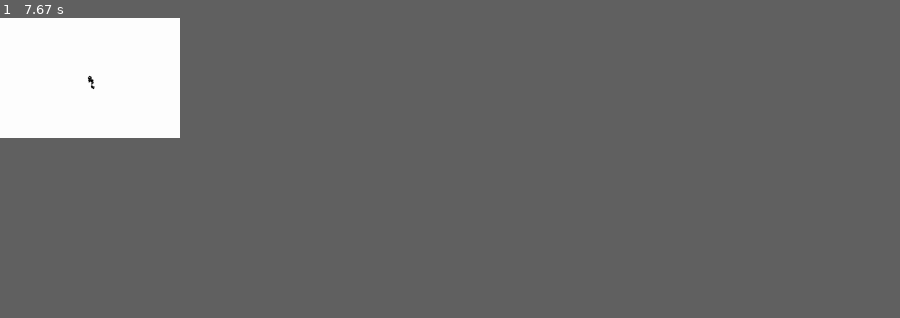
Above: before the commit, frame 1.
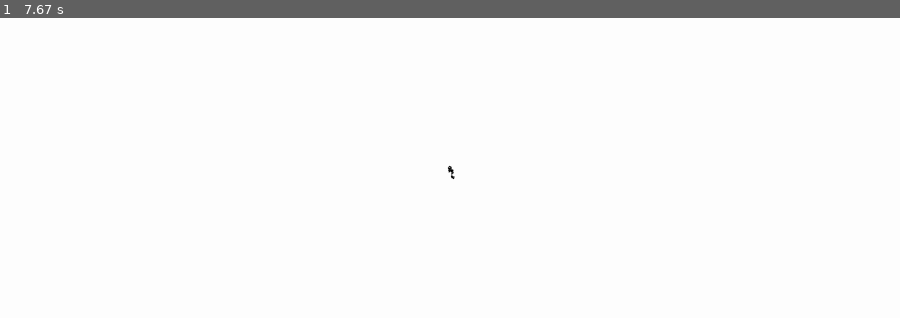
Above: after the commit, the same moment.

Repository: Perseus333/Pygame
Game: pygame game, started from Basic-Random-Pattern/BasicPattern.py
Two runs of this game, one before a commit and one after it. Both use one fixed random seed, a clock stepped at 60 frames per second and the inputs below.
Inputs:
- Up to frame 1 (7.67 s): type "1 (at the terminal prompt)" at 0 s
The window is 180x120 before the commit and 900x300 after it. Grey fills any space a smaller window leaves; there, only what the larger window draws over its background counts as a difference.

The runs differ from the first frame. In frame 1, less than 0.1% of the frame differs, in the area x 9-51%, y 19-54%.

Commit message:
Update BasicPattern.py

Diff:
--- a/Basic-Random-Pattern/BasicPattern.py
+++ b/Basic-Random-Pattern/BasicPattern.py
@@ -4,8 +4,8 @@
 
 def main():
 
-    WIDTH = 600
-    HEIGHT = 400
+    WIDTH = 3000
+    HEIGHT = 1000
 
     WHITE = (255, 255, 255)
 
@@ -29,6 +29,7 @@
         pygame.display.set_caption("Paint")
         screen.fill(WHITE)
 
+        # The separation is the pixels allowed for the dot to move
         rand_x = random.randint(separation*-1, separation)
         rand_y = random.randint(separation*-1, separation)
 
